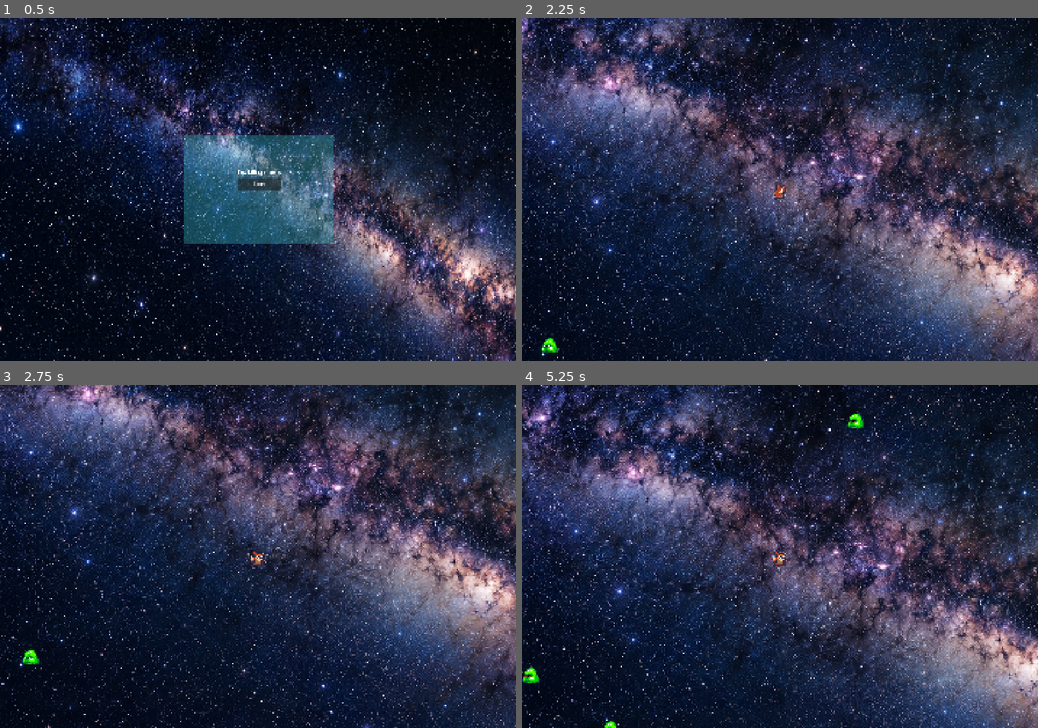
Above: before the commit, frames 1-4 (two rows, left to right).
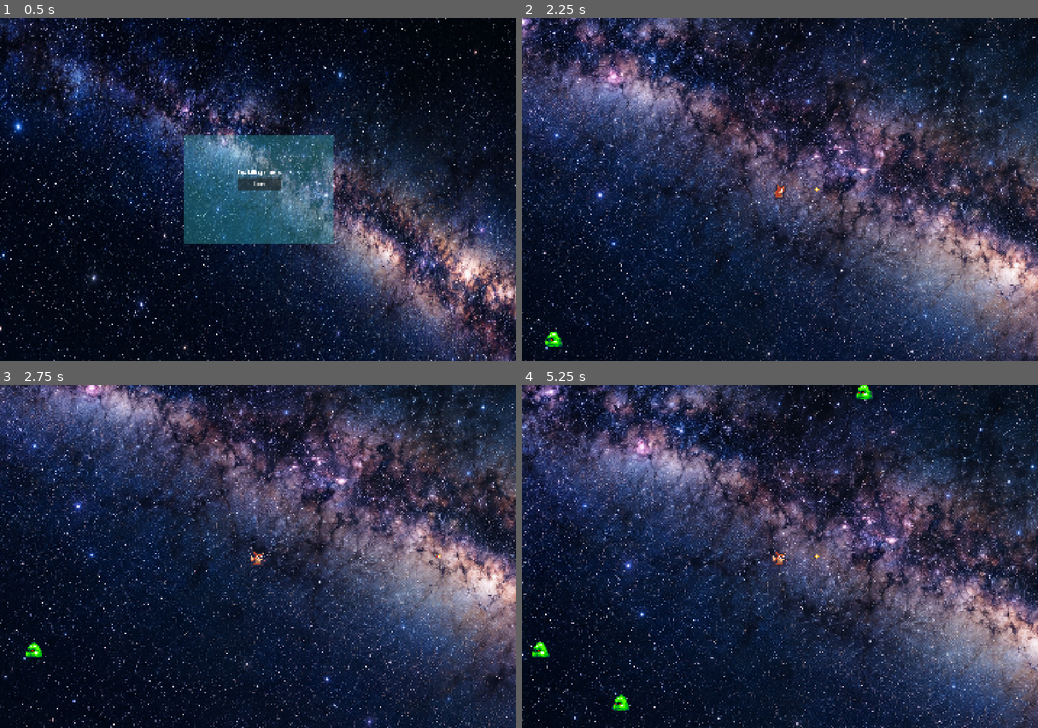
Above: after the commit, the same moments.

Repository: ergsdfgsgshht/fox_killing_slimers
Game: Godot game, scene res://scenes/main.tscn
Two runs of this game, one before a commit and one after it. Both use one fixed random seed, a clock stepped at 60 frames per second and the inputs below.
Inputs (mouse positions are in pixels of both pictures, inside the frame that each line leads up to):
- Up to frame 1 (0.5 s): no input
- Up to frame 2 (2.25 s): click "Start" at 0.5 s; move the mouse to (893, 172) at 1.27 s; hold D (right) 1.28-2.03 s; click (893, 172) at 1.42 s; move the mouse to (676, 206) at 2.02 s; hold S (down) from 2.03 s (still down); click (676, 206) at 2.17 s
- Up to frame 3 (2.75 s): keep holding S (down)
- Up to frame 4 (5.25 s): move the mouse to (831, 481) at 2.77 s; release S (down) at 2.78 s; hold D (right) 2.78-3.53 s; click (831, 481) at 2.92 s; move the mouse to (754, 625) at 3.52 s; hold W (up) 3.53-4.28 s; click (754, 625) at 3.67 s; move the mouse to (934, 607) at 4.27 s; hold A (left) from 4.28 s (still down); click (934, 607) at 4.42 s; move the mouse to (625, 505) at 5.02 s; click (625, 505) at 5.17 s

Frame 1 is identical in both runs. In frame 2, 36% of the frame differs, in the area x 0-100%, y 0-100%; in frame 3, 33%; in frame 4, 50%.

Commit message:
Add bullet

Diff:
--- /dev/null
+++ b/scenes/bullet.tscn
@@ -0,0 +1,114 @@
+[gd_scene format=3 uid="uid://bv3jr4mxl57qt"]
+
+[ext_resource type="Script" uid="uid://cjhdktrnoi1k2" path="res://src/bullet.gd" id="1_l5glv"]
+[ext_resource type="Texture2D" uid="uid://d2ct30mf226wv" path="res://AssetBundle/Sprites/bullet.png" id="1_mkf8s"]
+[ext_resource type="Texture2D" uid="uid://crgxbc5owyqji" path="res://AssetBundle/Sprites/bomb.png" id="2_y25gk"]
+
+[sub_resource type="CapsuleShape2D" id="CapsuleShape2D_cnf8o"]
+radius = 0.99968535
+height = 6.0
+
+[sub_resource type="AtlasTexture" id="AtlasTexture_l5glv"]
+atlas = ExtResource("2_y25gk")
+region = Rect2(0, 0, 256, 256)
+
+[sub_resource type="AtlasTexture" id="AtlasTexture_eoqba"]
+atlas = ExtResource("2_y25gk")
+region = Rect2(256, 0, 256, 256)
+
+[sub_resource type="AtlasTexture" id="AtlasTexture_qncy5"]
+atlas = ExtResource("2_y25gk")
+region = Rect2(512, 0, 256, 256)
+
+[sub_resource type="AtlasTexture" id="AtlasTexture_tamys"]
+atlas = ExtResource("2_y25gk")
+region = Rect2(768, 0, 256, 256)
+
+[sub_resource type="AtlasTexture" id="AtlasTexture_26lx3"]
+atlas = ExtResource("2_y25gk")
+region = Rect2(0, 256, 256, 256)
+
+[sub_resource type="AtlasTexture" id="AtlasTexture_1cfmv"]
+atlas = ExtResource("2_y25gk")
+region = Rect2(256, 256, 256, 256)
+
+[sub_resource type="AtlasTexture" id="AtlasTexture_k76ql"]
+atlas = ExtResource("2_y25gk")
+region = Rect2(512, 256, 256, 256)
+
+[sub_resource type="AtlasTexture" id="AtlasTexture_in4mv"]
+atlas = ExtResource("2_y25gk")
+region = Rect2(768, 256, 256, 256)
+
+[sub_resource type="AtlasTexture" id="AtlasTexture_s437g"]
+atlas = ExtResource("2_y25gk")
+region = Rect2(0, 512, 256, 256)
+
+[sub_resource type="AtlasTexture" id="AtlasTexture_iqq7w"]
+atlas = ExtResource("2_y25gk")
+region = Rect2(256, 512, 256, 256)
+
+[sub_resource type="AtlasTexture" id="AtlasTexture_6umxm"]
+atlas = ExtResource("2_y25gk")
+region = Rect2(512, 512, 256, 256)
+
+[sub_resource type="SpriteFrames" id="SpriteFrames_mkf8s"]
+animations = [{
+"frames": [{
+"duration": 1.0,
+"texture": SubResource("AtlasTexture_l5glv")
+}, {
+"duration": 1.0,
+"texture": SubResource("AtlasTexture_eoqba")
+}, {
+"duration": 1.0,
+"texture": SubResource("AtlasTexture_qncy5")
+}, {
+"duration": 1.0,
+"texture": SubResource("AtlasTexture_tamys")
+}, {
+"duration": 1.0,
+"texture": SubResource("AtlasTexture_26lx3")
+}, {
+"duration": 1.0,
+"texture": SubResource("AtlasTexture_1cfmv")
+}, {
+"duration": 1.0,
+"texture": SubResource("AtlasTexture_k76ql")
+}, {
+"duration": 1.0,
+"texture": SubResource("AtlasTexture_in4mv")
+}, {
+"duration": 1.0,
+"texture": SubResource("AtlasTexture_s437g")
+}, {
+"duration": 1.0,
+"texture": SubResource("AtlasTexture_iqq7w")
+}, {
+"duration": 1.0,
+"texture": SubResource("AtlasTexture_6umxm")
+}],
+"loop": 1,
+"name": &"bomb",
+"speed": 12.0
+}]
+
+[node name="Bullet" type="CharacterBody2D" unique_id=1143676337]
+script = ExtResource("1_l5glv")
+speed = 400.0
+
+[node name="Sprite2D" type="Sprite2D" parent="." unique_id=2137125803]
+position = Vector2(-0.5, 0)
+scale = Vector2(0.4, 0.426)
+texture = ExtResource("1_mkf8s")
+
+[node name="CollisionShape2D" type="CollisionShape2D" parent="." unique_id=348336206]
+position = Vector2(-1, 0)
+rotation = 1.5707964
+scale = Vector2(1.4, 1)
+shape = SubResource("CapsuleShape2D_cnf8o")
+
+[node name="BombEffect" type="AnimatedSprite2D" parent="." unique_id=1801032876]
+scale = Vector2(0.1, 0.1)
+sprite_frames = SubResource("SpriteFrames_mkf8s")
+animation = &"bomb"
--- /dev/null
+++ b/src/bullet.gd
@@ -0,0 +1,13 @@
+extends CharacterBody2D
+@export var speed: float
+
+
+# Called when the node enters the scene tree for the first time.
+func _ready() -> void:
+	pass # Replace with function body.
+
+
+# Called every frame. 'delta' is the elapsed time since the previous frame.
+func _process(delta: float) -> void:
+	velocity = Vector2(speed,0)
+	move_and_slide()
--- a/src/main_control.gd
+++ b/src/main_control.gd
@@ -3,6 +3,7 @@
 var start_menu:Node2D
 var over_menu:Node2D
 var player:CharacterBody2D
+var bullet:CharacterBody2D
 var slimers: Array[Node]
 var over_times: int = 0
 var bullet_number:int = 30
@@ -27,6 +28,7 @@
 	#预加载玩家
 	var player_scene = preload("res://scenes/player.tscn")
 	player = player_scene.instantiate()
+
 
 	#预加载slimers
 	var slimerscenes = []
--- a/src/player.gd
+++ b/src/player.gd
@@ -5,6 +5,7 @@
 enum PlayerState {STANDING,MOVING,DIED}
 @onready var player_state = PlayerState.STANDING
 var count:int = 0
+var ttl : int = 0 #用于判定还有多少物理帧以后可以发射
 # Called when the node enters the scene tree for the first time.
 func _ready() -> void:
 	pass
@@ -13,6 +14,8 @@
 # Called every frame. 'delta' is the elapsed time since the previous frame.
 @warning_ignore("unused_parameter")
 func _physics_process(delta: float) -> void:
+	if ttl > 0:
+		ttl -= 1
 	var inputs = Input.get_vector("left","right","up","down")
 	var can_move = inputs!=Vector2.ZERO
 	if player_state == PlayerState.DIED:
@@ -26,3 +29,11 @@
 		move_and_slide()
 	else:
 		animation_player.play("待机")
+
+func _unhandled_input(event: InputEvent) -> void:
+	if event is InputEventMouseButton:
+		if ttl == 0:
+			var bullet= preload("res://scenes/bullet.tscn").instantiate()
+			add_child(bullet)
+			bullet.position = Vector2(25,0)
+			ttl = 60
Binary file changed: AssetBundle/Sprites/Bullet.png
Not shown, changed: AssetBundle/Sprites/Bullet.png.import
Binary file added: AssetBundle/Sprites/bomb.png
Not shown, added: AssetBundle/Sprites/bomb.png.import
Not shown, added: export_presets.cfg
Not shown, added: src/bullet.gd.uid
